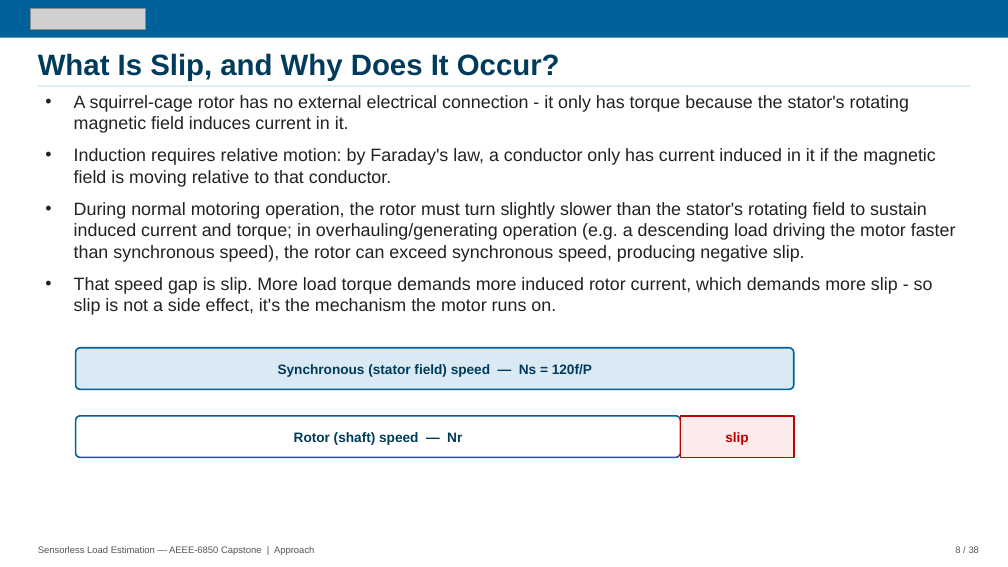
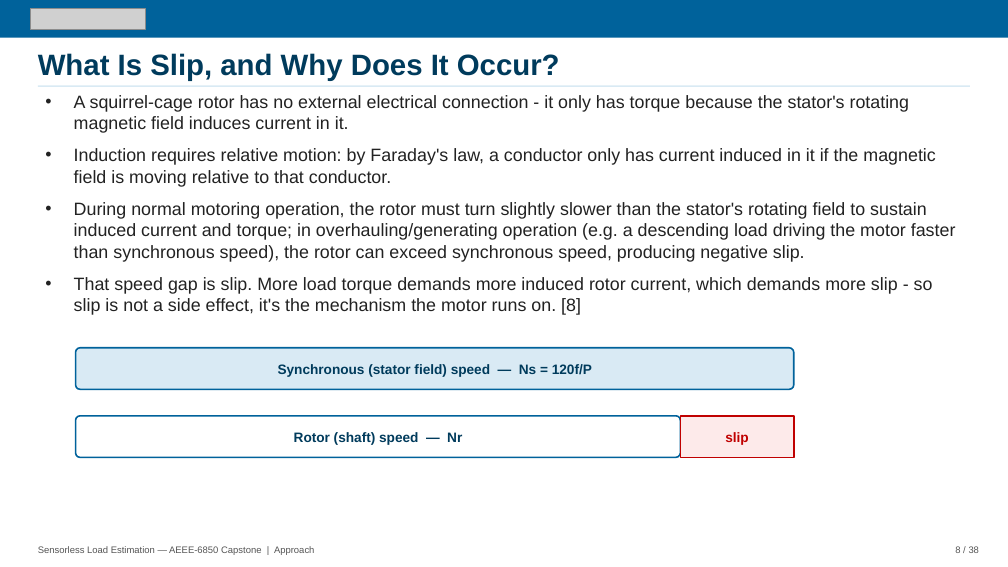
Before and after one commit to David-4529/Capstone, a slide deck: slide 8 of docs/paper/Sensorless_Load_Estimation_Deck_Rev17.pptx. Drawn at 1008x567 pixels with LibreOffice and Linux fonts; fonts in the diff are those of the drawing; grey boxes stand for pictures. Boxes give left, top, right and bottom in pixels: in the first picture for what was removed or moved away, otherwise in the second. Text is boxed around its words. In the diff, an @@ line names an element or a change of style, - is before the commit and + after.

```diff
--- a/docs/paper/Sensorless_Load_Estimation_Deck_Rev17.pptx
+++ b/docs/paper/Sensorless_Load_Estimation_Deck_Rev17.pptx
@@ text at (x1=74, y1=277, x2=933, y2=315): text changed @@
-• That speed gap is slip. More load torque demands more induced rotor current, which demands more slip - so slip is not a side effect, it's the mechanism the motor runs on.
+• That speed gap is slip. More load torque demands more induced rotor current, which demands more slip - so slip is not a side effect, it's the mechanism the motor runs on. [8]
```
Also in this commit, not shown: 6 other slides changed.
